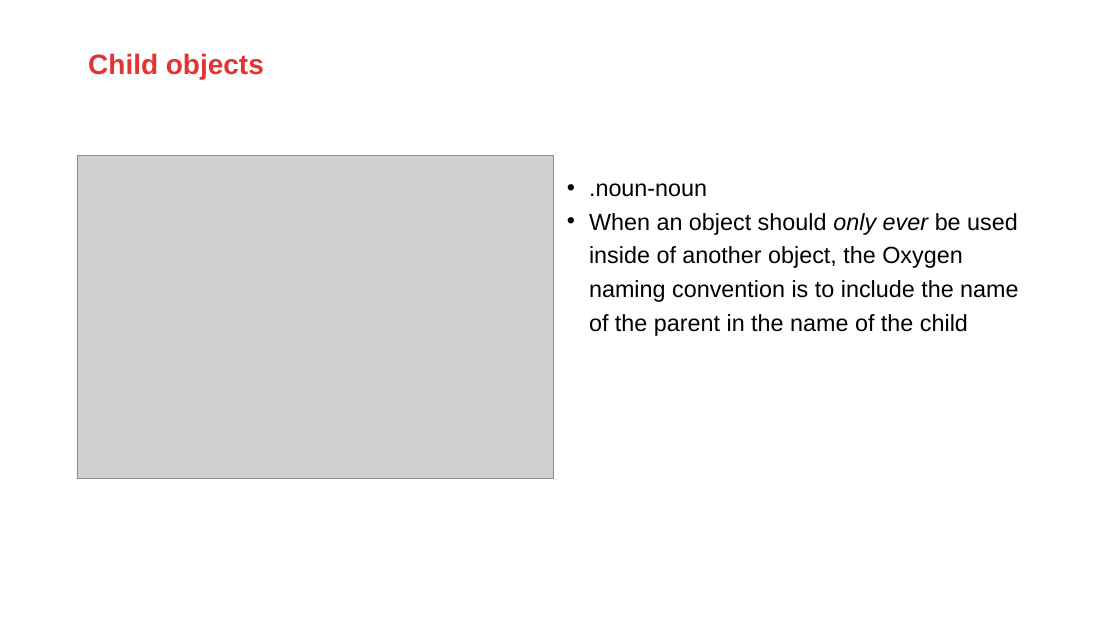
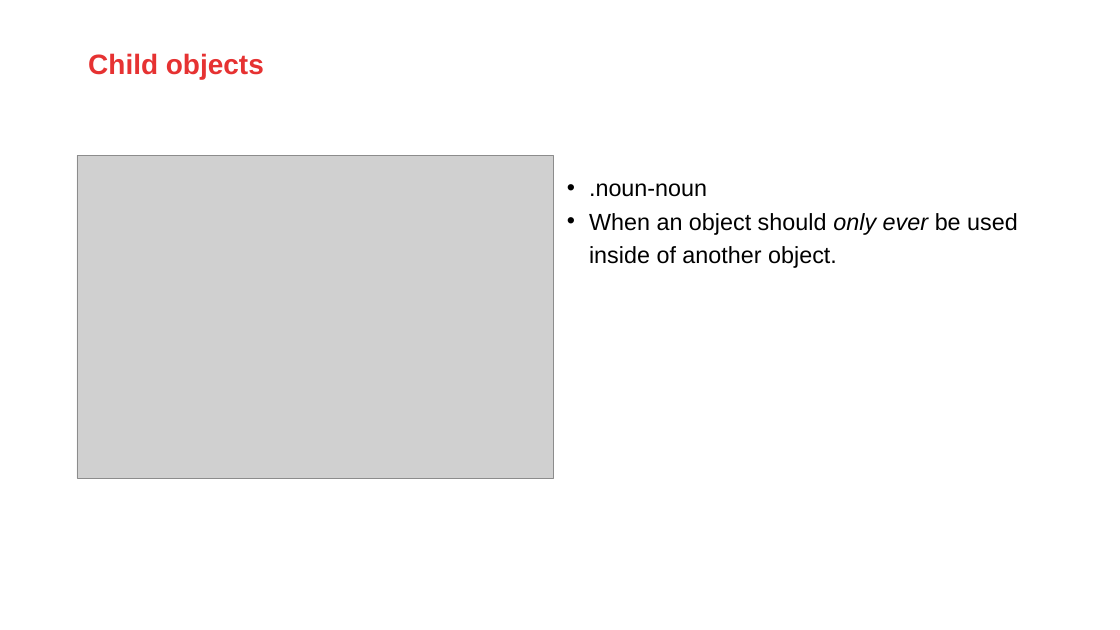
Before and after one commit to AMIS-Services/sig-css-architecture, a slide deck: slide 34 of SIG_CSS_Architecture.pptx (slide 30 before the commit). Drawn at 1120x630 pixels with LibreOffice and Linux fonts; fonts in the diff are those of the drawing; grey boxes stand for pictures; background and template pictures are left out. Boxes give left, top, right and bottom in pixels: in the first picture for what was removed or moved away, otherwise in the second. Text is boxed around its words. In the diff, an @@ line names an element or a change of style, - is before the commit and + after.

```diff
--- a/SIG_CSS_Architecture.pptx
+++ b/SIG_CSS_Architecture.pptx
@@ text at (589,213,1018,268): text changed @@
-• When an object should only ever be used inside of another object, the Oxygen naming convention is to include the name of the parent in the name of the child
+• When an object should only ever be used inside of another object.
```
Also in this commit, not shown: 6 other slides changed, 6 slides added, 2 slides removed.
